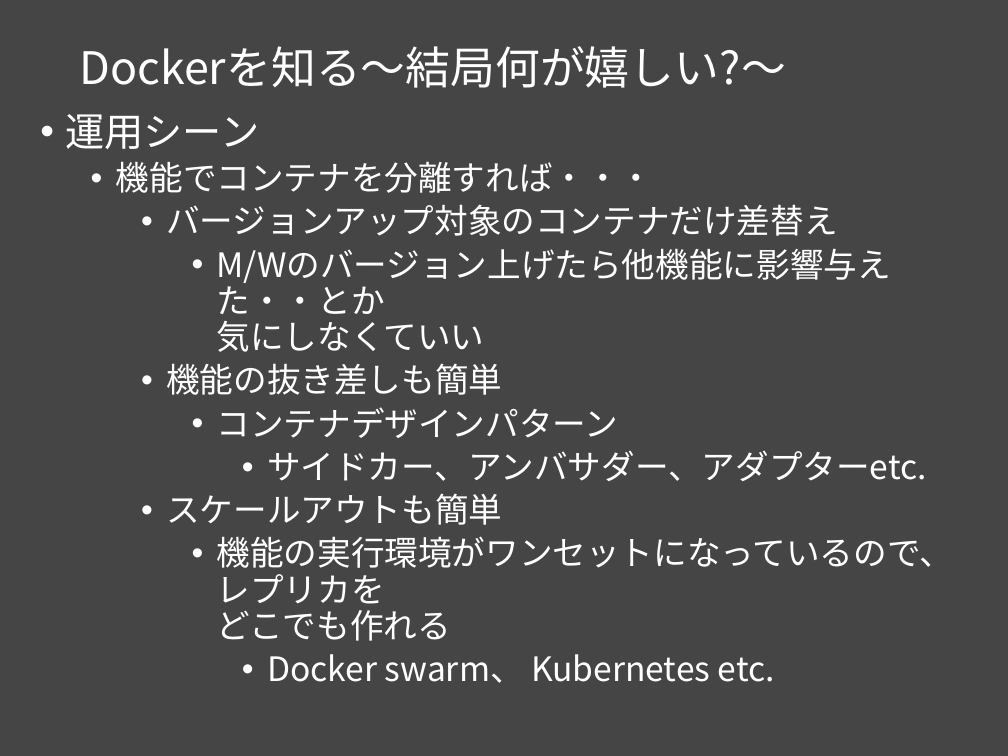
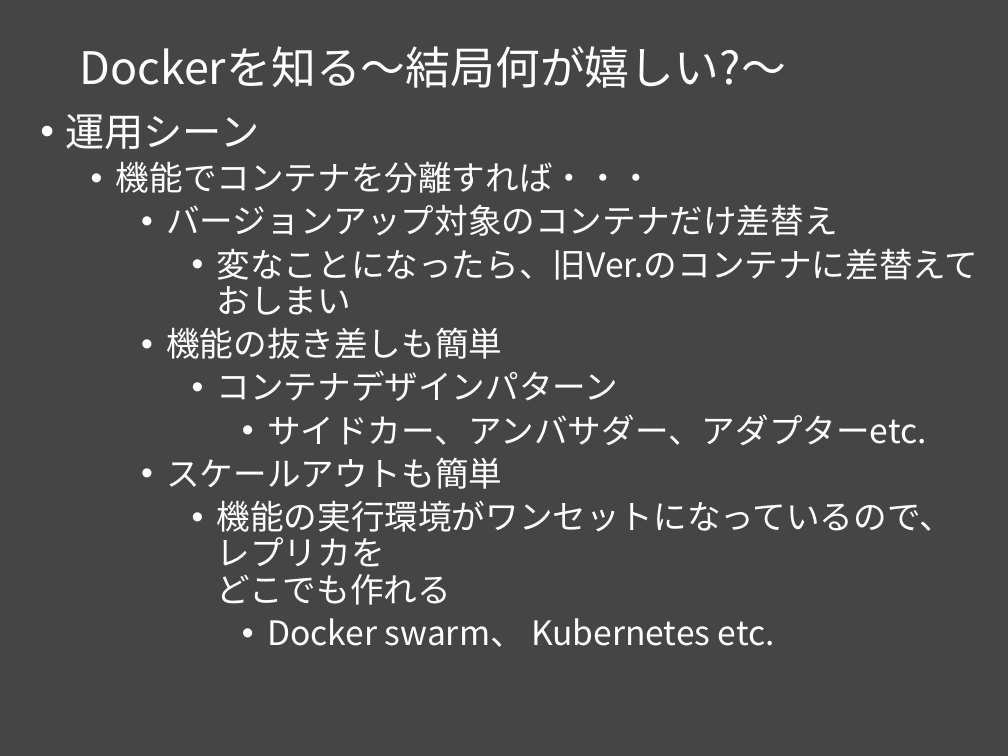
Before and after one commit to msntts/workshop_docker, a slide deck: slide 15 of docker勉強会Vol1.pptx (slide 16 before the commit). Drawn at 1008x756 pixels with LibreOffice and Linux fonts; fonts in the diff are those of the drawing. Boxes give left, top, right and bottom in pixels: in the first picture for what was removed or moved away, otherwise in the second. Text is boxed around its words. In the diff, an @@ line names an element or a change of style, - is before the commit and + after.

Commit message:
だいぶ作った。あとはネットワークとハンズオン

```diff
--- a/docker勉強会Vol1.pptx
+++ b/docker勉強会Vol1.pptx
@@ text at [217,248,979,315]: text changed @@
-      • M/Wのバージョン上げたら他機能に影響与えた・・とか
-        気にしなくていい
+      • 変なことになったら、旧Ver.のコンテナに差替えておしまい
```
Also in this commit, not shown: 7 other slides changed, 14 slides added, 1 slide removed.
